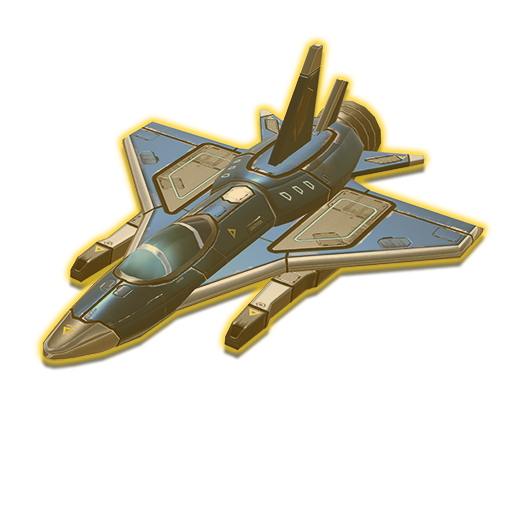
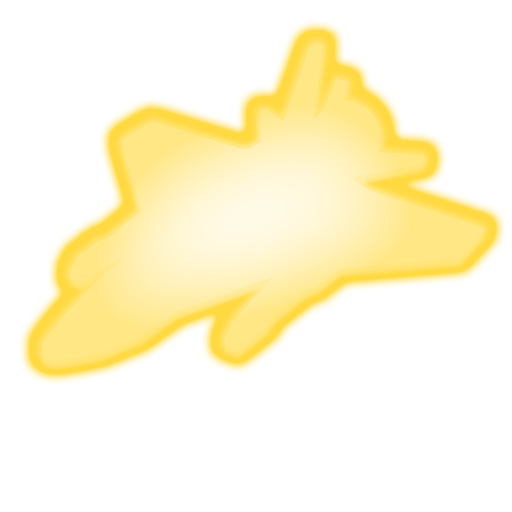
Layers edited between the first and the second 512×512 image:
removed layer "Livello 0 copia 2" (was overlay) over [42, 42, 485, 361]
"Livello 0 copia": opacity 58% → 100%, blend overlay → normal, painted on it over [33, 34, 493, 371]
removed layer "Livello 0 copia 3" over [42, 42, 485, 361]
